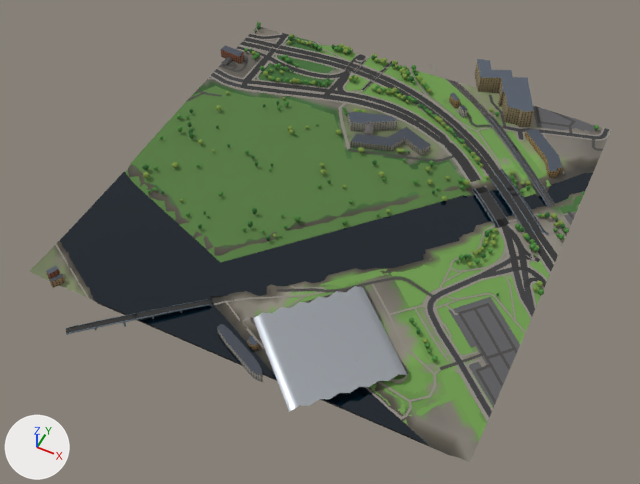
A saved change to the glTF model glasgow-subway/data/city/city_2_3.glb.
Before and after are seen from a 50 mm lens placed at (-2048.0, 93.0, 735.0), pointed at (-2350.0, 697.0, -20.0). Arrows for +X, +Y and +Z are at lower left; the lights stay in place. The picture after the commit comes second. Where no turn or scale is listed for an object, it has been applied to the vertices. Vertices at exactly the same position are counted once.

Objects in the first picture: 'buildings_2_3', 'green_2_3', 'landmarks_riverside_museum', 'rail_2_3', 'roads_2_3', 'terrain_2_3', 'water_2_3'.
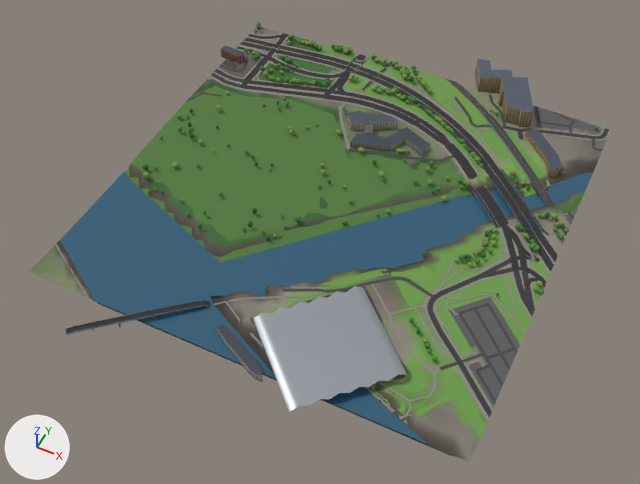
What changed in the scene script:
```text
Change mat_mat_water:
    where n2 = _N.new('ShaderNodeMix'); n2.name = 'Mix'
    n2.inputs[7].default_value: (0.0331, 0.0946, 0.133, 1.0) -> (0.787, 0.89, 1.0, 1.0)  # 'B', dark cyan #335766 -> 'B', pale blue #e5f2ff
Change me_buildings_2_3:
    used by ob_buildings_2_3; location = (-2371.0, 763.0, 18.0)
    remove me_buildings_2_3.from_pydata(...)  # 422 vertices, 550 faces; spans x -237.0..237.0, y -270.0..270.0, z -17.0..17.0
    add me_buildings_2_3.from_pydata(...)  # 174 vertices, 222 faces; spans x -237.0..237.0, y -270.0..270.0, z -17.0..17.0
    me_buildings_2_3 part 1: 7 loose pieces with 144 vertices, spanning x -227.0..103.0, y -269.0..203.0, z -17.0..6.0, are deleted
    other edits to the shape of me_buildings_2_3 do not show in these pictures
Change me_green_2_3:
    used by ob_green_2_3; location = (-2350.0, 754.0, 7.0)
    remove me_green_2_3.from_pydata(...)  # 2311 vertices, 2553 faces; spans x -250.0..250.0, y -246.0..246.0, z -6.0..6.0
    add me_green_2_3.from_pydata(...)  # 2076 vertices, 2083 faces; spans x -250.0..250.0, y -246.0..246.0, z -6.0..6.0
    me_green_2_3 part 2: 2 vertices moved from x -10.0..-4.0, y 34.0..47.0, z 1.0 to x -4.0..-3.0, y -8.0..29.0, z -1.0..1.0; 301 vertices removed from x -239.0..106.0, y -134.0..197.0, z -5.0..3.0; 77 vertices added at x -228.0..89.0, y -117.0..96.0, z -3.0..2.0
    other edits to the shape of me_green_2_3 do not show in these pictures
Change me_roads_2_3:
    used by ob_roads_2_3; location = (-2350.0, 728.0, 6.0)
    remove me_roads_2_3.from_pydata(...)  # 5564 vertices, 6855 faces; spans x -250.0..250.0, y -277.0..277.0, z -6.0..6.0
    add me_roads_2_3.from_pydata(...)  # 2906 vertices, 3607 faces; spans x -250.0..250.0, y -277.0..277.0, z -6.0..6.0
    me_roads_2_3 part 3: 413 vertices moved from x -239.0..241.0, y -271.0..272.0, z -6.0..6.0 to x -230.0..235.0, y -271.0..272.0, z -6.0..6.0; 3053 vertices removed from x -250.0..250.0, y -274.0..272.0, z -6.0..6.0; 395 vertices added at x -250.0..250.0, y -266.0..272.0, z -6.0..6.0
    other edits to the shape of me_roads_2_3 do not show in these pictures
Change me_water_2_3:
    where me_water_2_3.from_pydata(...)  # 268 vertices, 308 faces; spans x -250.0..250.0, y -209.0..209.0, z -3.0..3.0
    used by ob_water_2_3; location = (-2350.0, 709.0, 5.0)
    me_water_2_3 part 4: 308 faces centred in x -244.0..248.0, y -209.0..206.0, z -3.0..3.0 are repainted in the vertex colours; the middle colour goes from dark blue #2a4d5c to dark blue #326076
```

What differs and where, as boxes (x1, y1, x2, y2) in the pictures (640 x 484 px):
'water_2_3', surface changed, recoloured (lighter): (60, 172, 593, 444) in both
'buildings_2_3', reshaped (33% narrower): before (46, 45, 562, 382); after (217, 45, 562, 382)
part 1 of me_buildings_2_3, deleted: before (46, 57, 468, 351)
part 2 of me_green_2_3, reshaped: before (127, 82, 464, 263); after (129, 166, 461, 259)
part 3 of me_roads_2_3, cut back: before (67, 59, 532, 420); after (67, 59, 532, 419)
